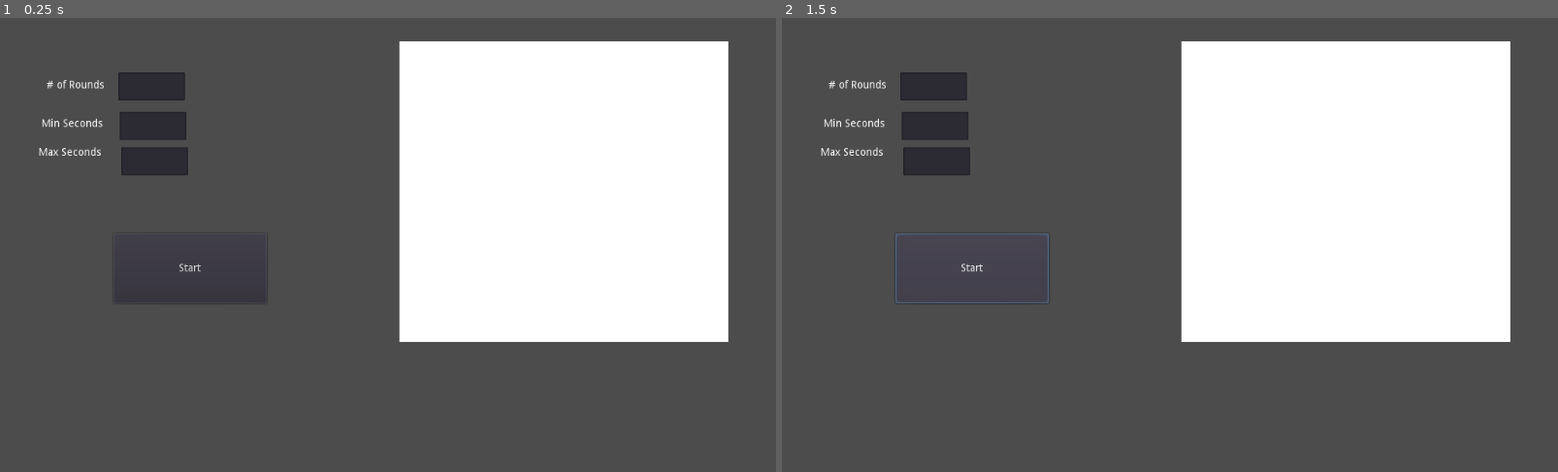
Above: before the commit, frames 1-2 (left to right).
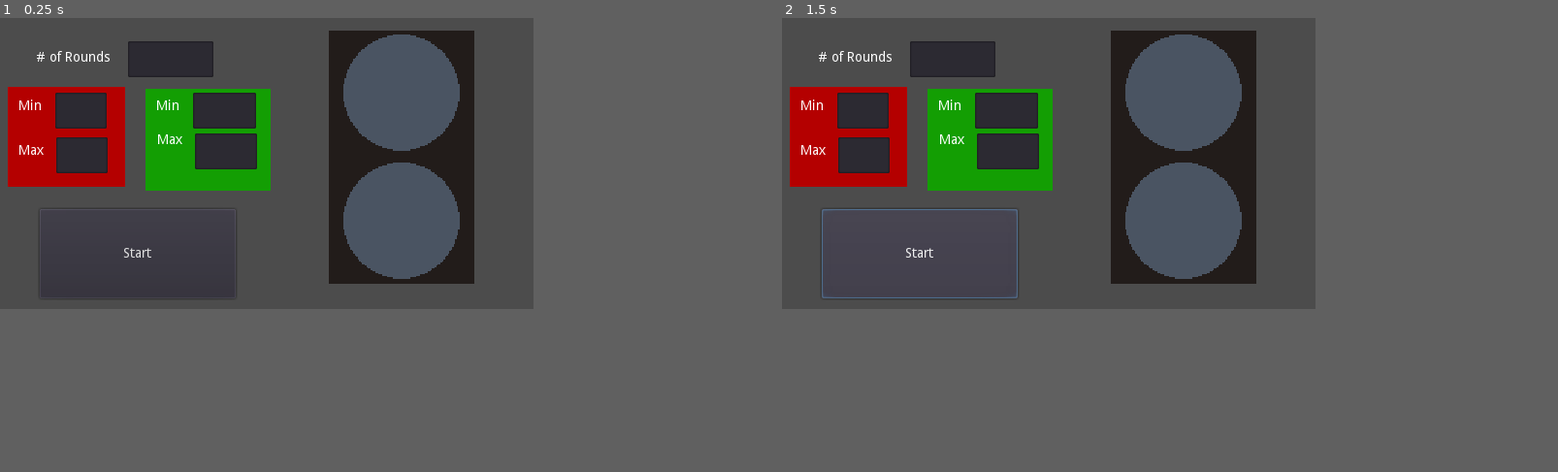
Above: after the commit, the same moments.

Repository: sugarvoid/Red-Light-Green-Light
Game: Godot game, scene res://main.tscn
Same seed, same stepped clock (60 frames per second), same inputs: the game is played once before the commit and once after it.
Inputs:
- Up to frame 1 (0.25 s): no input
- Up to frame 2 (1.5 s): click "Start" at 0.5 s; click "Start" at 1.25 s
In our replay, the window is 800x468 before the commit and 550x300 after it. These sizes can differ from the game's own. Grey fills any space a smaller window leaves; there, only what the larger window draws over its background counts as a difference.

The runs differ from the first frame. In frame 1, 39% of the frame differs, in the area x 1-94%, y 2-72%; in frame 2, 39%.

Commit message:
Add traffic light png. Add separate red/green times.

Diff:
--- a/main.gd
+++ b/main.gd
@@ -3,10 +3,15 @@
 
 onready var timer: Timer = get_node("Timer")
 onready var btn_start: Button = get_node("BtnStart")
-onready var txt_min_sec: TextEdit = get_node("TxtMinSeconds")
-onready var txt_max_sec: TextEdit = get_node("TxtMaxSeconds")
+
+onready var txt_green_min: TextEdit = get_node("TxtGreenMin")
+onready var txt_green_max: TextEdit = get_node("TxtGreenMax")
+
+onready var txt_red_min: TextEdit = get_node("TxtRedMin")
+onready var txt_red_max: TextEdit = get_node("TxtRedMax")
+
 onready var txt_rounds: TextEdit = get_node("TxtRounds")
-onready var color_square: ColorRect = get_node("ModeColorRect")
+onready var light: Sprite = get_node("Light")
 
 
 enum STATES {
@@ -18,8 +23,10 @@
 var state: int = STATES.NOT_PLAYING
 var total_rounds: int
 var current_round: int
-var min_sec: float
-var max_sec: float
+var green_min: float
+var green_max: float
+var red_min: float
+var red_max: float
 var rng: RandomNumberGenerator
 
 
@@ -33,7 +40,7 @@
 	self.state = STATES.GREEN
 	_update_square_color()
 	rng.randomize()
-	var round_length: float = rng.randf_range(min_sec, max_sec)
+	var round_length: float = rng.randf_range(red_min, red_max)
 	print(str('Round ', self.current_round))
 	print(str('Green for ', round_length, ' seconds'))
 	self.timer.start(round_length)
@@ -43,18 +50,20 @@
 	self.state = STATES.RED
 	_update_square_color()
 	rng.randomize()
-	var round_length: float = rng.randf_range(min_sec, max_sec)
+	var round_length: float = rng.randf_range(green_min, green_max)
 	print(str('Red for ', round_length, ' seconds'))
 	self.timer.start(round_length)
 
 
 func _start_game():
-	if self.txt_max_sec.text.empty() || self.txt_min_sec.text.empty() || self.txt_rounds.text.empty():
+	if self.txt_green_max.text.empty() || self.txt_green_min.text.empty() || self.txt_rounds.text.empty():
 		return
 
 	self.current_round = 1
-	self.min_sec = int(txt_min_sec.text)
-	self.max_sec = int(txt_max_sec.text)
+	self.red_min = int(txt_red_min.text)
+	self.red_max = int(txt_red_max.text)
+	self.green_min = int(txt_green_min.text)
+	self.green_max = int(txt_green_max.text)
 	self.total_rounds = int(txt_rounds.text)
 
 	self._start_new_round()
@@ -65,7 +74,6 @@
 			current_round += 1
 			self._start_rest_mode()
 		else:
-			print('game over')
 			state = STATES.NOT_PLAYING
 			self._clear_txt_boxes()
 			self.timer.stop()
@@ -75,15 +83,17 @@
 
 
 func _clear_txt_boxes() -> void:
-	self.txt_max_sec.text = ""
-	self.txt_min_sec.text = ""
+	self.txt_green_min.text = ""
+	self.txt_green_max.text = ""
+	self.txt_red_min.text = ""
+	self.txt_red_max.text = ""
 	self.txt_rounds.text = ""
 
 func _update_square_color():
 	match self.state:
 		STATES.GREEN:
-			self.color_square.color = Color.green
+			self.light.frame = 2
 		STATES.RED:
-			self.color_square.color = Color.red
+			self.light.frame = 1
 		STATES.NOT_PLAYING:
-			self.color_square.color = Color.whitesmoke
+			self.light.frame = 0
--- a/main.tscn
+++ b/main.tscn
@@ -1,62 +1,111 @@
-[gd_scene load_steps=2 format=2]
+[gd_scene load_steps=3 format=2]
 
 [ext_resource path="res://main.gd" type="Script" id=1]
+[ext_resource path="res://light.png" type="Texture" id=2]
 
 [node name="Main" type="Control"]
 anchor_right = 1.0
 anchor_bottom = 1.0
 script = ExtResource( 1 )
 
-[node name="ModeColorRect" type="ColorRect" parent="."]
-margin_left = 527.0
-margin_top = 31.0
-margin_right = 961.0
-margin_bottom = 428.0
+[node name="colorRed" type="ColorRect" parent="."]
+margin_left = 8.0
+margin_top = 71.0
+margin_right = 129.0
+margin_bottom = 174.0
+color = Color( 0.705882, 0, 0, 1 )
+
+[node name="colorGreen" type="ColorRect" parent="."]
+margin_left = 150.0
+margin_top = 73.0
+margin_right = 279.0
+margin_bottom = 178.0
+color = Color( 0.0745098, 0.619608, 0.0117647, 1 )
 
 [node name="BtnStart" type="Button" parent="."]
-margin_left = 150.0
-margin_top = 285.0
-margin_right = 352.0
-margin_bottom = 377.0
+margin_left = 41.0
+margin_top = 197.0
+margin_right = 243.0
+margin_bottom = 289.0
 text = "Start"
 
 [node name="TxtRounds" type="TextEdit" parent="."]
-margin_left = 156.0
-margin_top = 72.0
-margin_right = 244.0
-margin_bottom = 109.0
+margin_left = 132.0
+margin_top = 24.0
+margin_right = 220.0
+margin_bottom = 61.0
 
-[node name="TxtMinSeconds" type="TextEdit" parent="."]
-margin_left = 160.0
-margin_top = 171.0
-margin_right = 248.0
-margin_bottom = 208.0
+[node name="TxtGreenMax" type="TextEdit" parent="."]
+margin_left = 201.0
+margin_top = 119.0
+margin_right = 265.0
+margin_bottom = 156.0
 
-[node name="TxtMaxSeconds" type="TextEdit" parent="."]
-margin_left = 158.0
-margin_top = 124.0
-margin_right = 246.0
-margin_bottom = 161.0
+[node name="TxtGreenMin" type="TextEdit" parent="."]
+margin_left = 199.0
+margin_top = 77.0
+margin_right = 264.0
+margin_bottom = 114.0
+
+[node name="TxtRedMin" type="TextEdit" parent="."]
+margin_left = 57.0
+margin_top = 77.0
+margin_right = 110.0
+margin_bottom = 114.0
+
+[node name="TxtRedMax" type="TextEdit" parent="."]
+margin_left = 58.0
+margin_top = 123.0
+margin_right = 111.0
+margin_bottom = 160.0
 
 [node name="Label" type="Label" parent="."]
-margin_left = 62.0
-margin_top = 82.0
-margin_right = 140.0
-margin_bottom = 123.0
+margin_left = 38.0
+margin_top = 34.0
+margin_right = 116.0
+margin_bottom = 75.0
 text = "# of Rounds"
 
 [node name="Label2" type="Label" parent="."]
-margin_left = 55.0
-margin_top = 133.0
-margin_right = 136.0
-margin_bottom = 174.0
-text = "Min Seconds"
+margin_left = 161.0
+margin_top = 84.0
+margin_right = 242.0
+margin_bottom = 125.0
+text = "Min"
+
+[node name="Label4" type="Label" parent="."]
+margin_left = 19.0
+margin_top = 84.0
+margin_right = 100.0
+margin_bottom = 125.0
+text = "Min"
 
 [node name="Label3" type="Label" parent="."]
-margin_left = 51.0
-margin_top = 171.0
-margin_right = 129.0
-margin_bottom = 212.0
-text = "Max Seconds"
+margin_left = 162.0
+margin_top = 119.0
+margin_right = 245.0
+margin_bottom = 160.0
+text = "Max"
+
+[node name="Label5" type="Label" parent="."]
+margin_left = 19.0
+margin_top = 130.0
+margin_right = 102.0
+margin_bottom = 171.0
+text = "Max"
 
 [node name="Timer" type="Timer" parent="."]
+
+[node name="colorRed2" type="ColorRect" parent="."]
+visible = false
+margin_left = -13.0
+margin_top = -4.0
+margin_right = 614.0
+margin_bottom = 623.0
+color = Color( 0.529412, 0.529412, 0.529412, 1 )
+
+[node name="Light" type="Sprite" parent="."]
+position = Vector2( 414, 143 )
+scale = Vector2( 1.5, 1.5 )
+texture = ExtResource( 2 )
+hframes = 3
--- a/project.godot
+++ b/project.godot
@@ -12,7 +12,19 @@
 
 config/name="Red Light Green Light"
 run/main_scene="res://main.tscn"
+run/low_processor_mode=true
 config/icon="res://icon.png"
+
+[display]
+
+window/size/width=550
+window/size/height=300
+window/stretch/mode="viewport"
+window/stretch/aspect="keep"
+
+[global]
+
+low=false
 
 [gui]
 
Binary file added: light.png
Not shown, added: light.png.import
